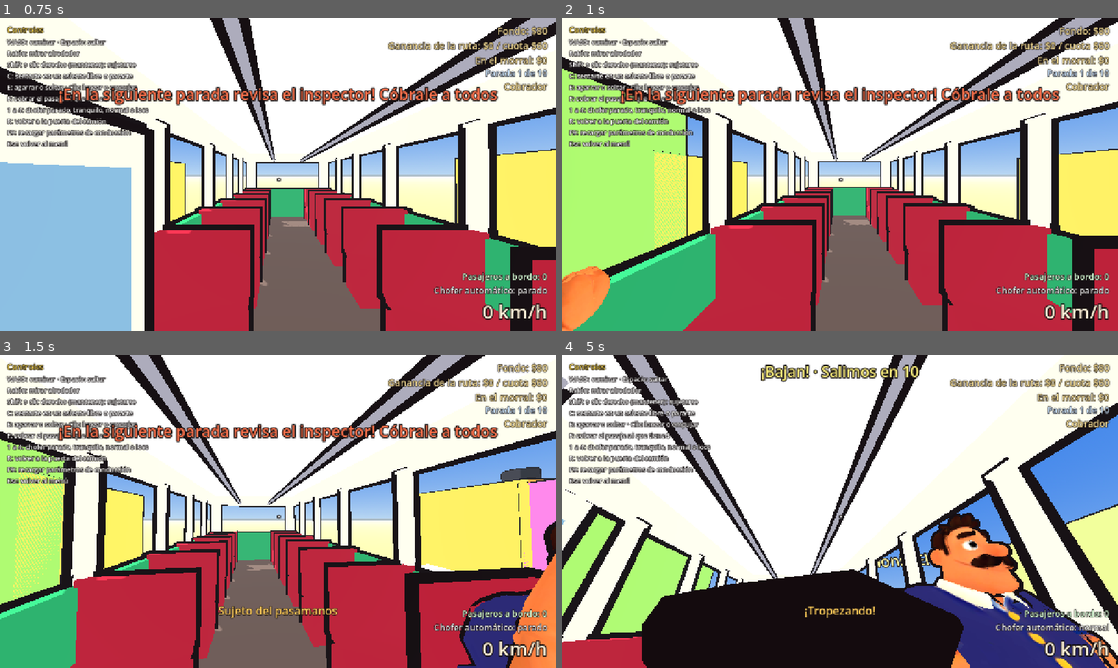
Above: before the commit, frames 1-4 (two rows, left to right).
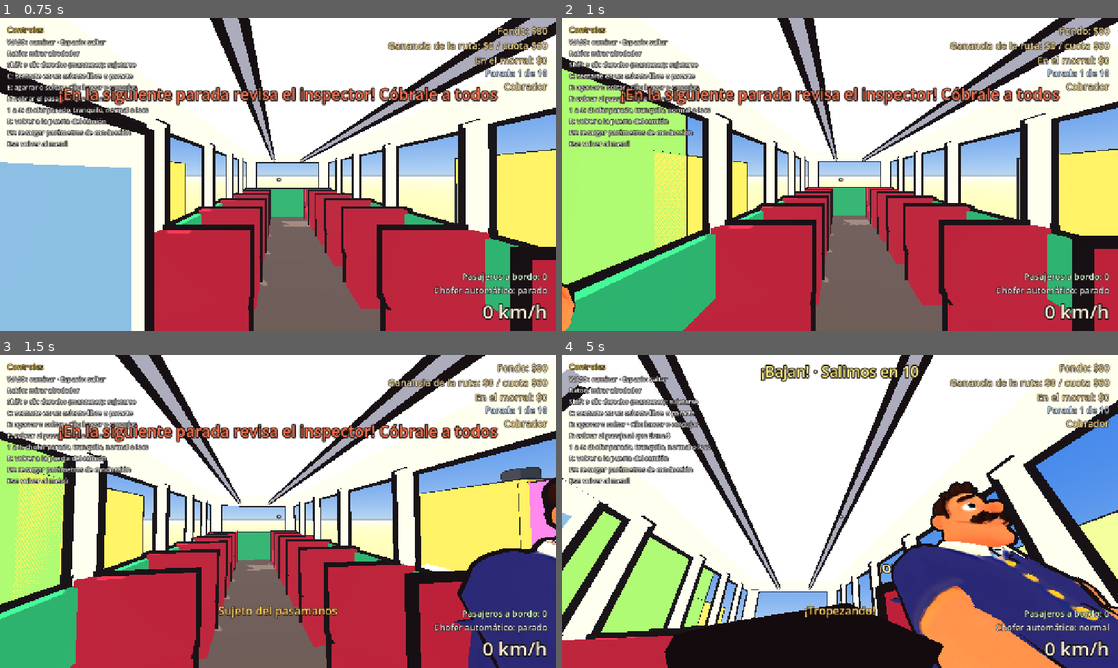
Above: after the commit, the same moments.

Repository: DValerioR/Bajan-
Game: Godot game, scene res://escenas/principal.tscn
Same seed, same stepped clock (60 frames per second), same inputs: the game is played once before the commit and once after it.
Inputs (mouse positions are in pixels of both pictures, inside the frame that each line leads up to):
- Up to frame 1 (0.75 s): click "Jugar una ruta" at 0.5 s
- Up to frame 2 (1 s): no input
- Up to frame 3 (1.5 s): move the mouse to (305, 511) at 1.27 s; hold D (girar_derecha) from 1.28 s (still down); hold Shift (sujetarse) from 1.28 s (still down); tap E (agarrar) at 1.35 s
- Up to frame 4 (5 s): move the mouse to (812, 511) at 2.02 s; release D (girar_derecha) at 2.03 s; release Shift (sujetarse) at 2.03 s; hold A (girar_izquierda) 2.03-2.78 s; tap Shift (sujetarse) at 2.1, 4.55 s; tap E (agarrar) at 2.3, 3.8 s; move the mouse to (851, 505) at 2.77 s; hold Shift (sujetarse) 2.78-3.53 s; hold D (girar_derecha) 2.78-4.28 s; click (851, 505) at 2.85 s; move the mouse to (834, 517) at 3.52 s; tap F (accion_rol) at 3.6 s; move the mouse to (878, 514) at 4.27 s; hold A (girar_izquierda) from 4.28 s (still down); hold W (acelerar) from 4.28 s (still down)

Frame 1 is identical in both runs. In frame 2, 1.1% of the frame differs, in the area x 0-9%, y 79-100%; in frame 3, 4.7%; in frame 4, 27%, in the area x 0-100%, y 0-100%.

Commit message:
Ragdoll ligero: manos a la agarradera, pies en el piso y resorte (D52)
Sobre la animación: la mano que se sujeta alcanza el punto real del
pasamanos, poste o respaldo (IK de dos huesos); los pies no se hunden ni
flotan; sentado, la cadera queda sobre el asiento y sube la rodilla si la
pierna no cabe; el ladeo es un resorte que regresa solo y los golpes
directos lo sacuden. La prueba del robo compara contra lo que se llevó el
ratero (el morral podía traer otra cantidad).

Co-Authored-By: Claude Opus 5.5 <noreply@anthropic.com>
Claude-Session: https://claude.ai/code/session_01C15QViGAQYu6tpSnYoCV74

Diff:
--- a/pruebas/prueba_etapa5.gd
+++ b/pruebas/prueba_etapa5.gd
@@ -221,6 +221,7 @@
 	var monedas_tras_tumbarlo := 0
 	var cayo_al_tumbarlo := 0
 	var robado_antes := 0
+	var botin_segundo := 0
 	var tiempo := 0.0
 	var visto: BotLadron = null
 	while not escena.terminada and tiempo < 900.0:
@@ -245,6 +246,8 @@
 			elif robos == 1:
 				robos = 2
 				robado_antes = gestor.robado
+				# Lo que se llevó (el morral pudo traer más o menos de los 30 si alguien pagó).
+				botin_segundo = ladron.botin
 		if robos == 2 and gestor.robado > robado_antes:
 			break
 		await get_tree().physics_frame
@@ -252,7 +255,7 @@
 	_verificar(ladrones >= 2, "en las paradas sube un ratero (%d)" % ladrones)
 	_verificar(robos >= 1, "el ratero alcanza al cobrador y le roba el morral")
 	_verificar(tumbado and cayo_al_tumbarlo == 30 and monedas_tras_tumbarlo > 0, "si lo tumban, se le cae el botín en monedas ($%d, %d monedas)" % [cayo_al_tumbarlo, monedas_tras_tumbarlo])
-	_verificar(robos == 2 and gestor.robado == 30, "si nadie lo detiene, se baja con el dinero ($%d)" % gestor.robado)
+	_verificar(robos == 2 and botin_segundo > 0 and gestor.robado - robado_antes == botin_segundo, "si nadie lo detiene, se baja con el dinero ($%d de $%d)" % [gestor.robado - robado_antes, botin_segundo])
 	_verificar(not gestor.historial.is_empty() and gestor.historial.all(func(t): return t == "robo"), "solo pasan robos cuando solo están encendidos los robos")
 	escena.queue_free()
 	Ruta.eventos_activos = null
--- a/scripts/interior/geometria_interior.gd
+++ b/scripts/interior/geometria_interior.gd
@@ -61,16 +61,26 @@
 ## Si hay una agarradera al alcance: a menos de `alcance` del hombro y no más alta que `alcance_altura`
 ## sobre los pies. `pies` va en coordenadas del camión.
 static func agarradera_cerca(pies: Vector3, alcance_altura: float, alcance: float) -> bool:
+	return punto_de_agarre(pies, alcance_altura, alcance).is_finite()
+
+
+## El punto de agarradera más cercano al hombro que cumpla lo mismo que `agarradera_cerca`
+## (dónde va la mano), o Vector3.INF si no hay ninguna.
+static func punto_de_agarre(pies: Vector3, alcance_altura: float, alcance: float) -> Vector3:
 	var hombro := pies + Vector3.UP * alcance_altura * 0.65
+	var mejor := Vector3.INF
+	var mejor_distancia := INF
 	for segmento in agarraderas():
 		var a: Vector3 = segmento[0]
 		var b: Vector3 = segmento[1]
 		var ab := b - a
 		var t := clampf((hombro - a).dot(ab) / ab.length_squared(), 0.0, 1.0)
 		var punto := a + ab * t
-		if punto.y - pies.y <= alcance_altura and punto.distance_to(hombro) <= alcance:
-			return true
-	return false
+		var distancia := punto.distance_to(hombro)
+		if punto.y - pies.y <= alcance_altura and distancia <= alcance and distancia < mejor_distancia:
+			mejor = punto
+			mejor_distancia = distancia
+	return mejor
 
 
 static func _caja(medidas: Vector3, posicion: Vector3, rotacion: Vector3) -> Array:
--- a/scripts/interior/marco_interior.gd
+++ b/scripts/interior/marco_interior.gd
@@ -45,5 +45,9 @@
 	return GeometriaInterior.agarradera_cerca(posicion, alcance_altura, alcance)
 
 
+func punto_de_agarre(posicion: Vector3, alcance_altura: float, alcance: float) -> Vector3:
+	return GeometriaInterior.punto_de_agarre(posicion, alcance_altura, alcance)
+
+
 func en_camion() -> bool:
 	return true
--- a/scripts/interior/marco_movimiento.gd
+++ b/scripts/interior/marco_movimiento.gd
@@ -43,6 +43,12 @@
 	return false
 
 
+## Dónde agarrarse (el punto de la agarradera más cercano, en el espacio del cuerpo), o
+## Vector3.INF si no hay nada al alcance.
+func punto_de_agarre(_posicion: Vector3, _alcance_altura: float, _alcance: float) -> Vector3:
+	return Vector3.INF
+
+
 ## Si el cuerpo está dentro de un camión (para la interfaz y las transiciones).
 func en_camion() -> bool:
 	return false
--- a/scripts/personajes/cuerpo_personaje.gd
+++ b/scripts/personajes/cuerpo_personaje.gd
@@ -130,6 +130,8 @@
 		return
 	velocity += cambio_velocidad
 	tropezando = maxf(tropezando, parametros.duracion_tropiezo * 0.6)
+	if visual:
+		visual.sacudir(global_basis.inverse() * cambio_velocidad)
 
 
 ## Se sienta en `lugar` (pies del personaje ya en su lugar) y se queda ahí hasta `pararse()`.
@@ -231,7 +233,8 @@
 	# Empujones del camión, sujetarse y tropezar.
 	en_suelo = is_on_floor()
 	var empujon := marco.empuje(global_position + arriba * altura * 0.5)
-	sujetado = comandos.sujetarse and marco.pasamanos_cerca(global_position, altura * 1.25, p.alcance_pasamanos)
+	var agarre := marco.punto_de_agarre(global_position, altura * 1.25, p.alcance_pasamanos) if comandos.sujetarse else Vector3.INF
+	sujetado = agarre.is_finite()
 	if en_suelo and not sujetado and empujon.length() >= p.umbral_empujon_ragdoll:
 		pide_desplomarse.emit(empujon * 0.35)
 	if en_suelo and not sujetado and empujon.length() > p.umbral_tropiezo:
@@ -276,6 +279,8 @@
 	if visual:
 		var local_velocidad := global_basis.inverse() * horizontal
 		var local_empujon := global_basis.inverse() * aplicado
+		# La mano va a la agarradera (en las coordenadas de la figura, que son las del cuerpo).
+		visual.agarre = global_transform.affine_inverse() * agarre if sujetado else Vector3.INF
 		visual.animar(delta, local_velocidad, local_empujon, sujetado, cargado != null, tropezando > 0.0, not is_on_floor(), false)
 
 
--- a/scripts/personajes/personaje.gd
+++ b/scripts/personajes/personaje.gd
@@ -6,6 +6,10 @@
 ## al doblar una rodilla o un codo se dobla en lugar de partirse (D52). No tiene física; la lógica
 ## vive en CuerpoPersonaje y aquí solo se dibuja. Origen entre los pies, mirando a -Z.
 ##
+## Encima de la animación va un "ragdoll ligero": la mano que se sujeta alcanza la agarradera de
+## verdad, los pies no se hunden en el piso (ni flotan al estar parado), sentado la cadera queda
+## sobre el asiento, y el cuerpo se mece como un resorte con los empujones y se recupera solo.
+##
 ## Huesos: Cadera (raíz) > Torso > Cabeza, Brazo > Antebrazo; Cadera > Pierna > Pantorrilla
 ## (Izquierdo/Derecho). Las rotaciones de la animación van en los ejes de la figura (x: a su
 ## derecha, y: arriba, z: hacia atrás), alrededor de la articulación de cada hueso.
@@ -31,6 +35,10 @@
 var altura_cadera: float = 0.8
 ## Mano derecha en coordenadas de este nodo (para colocar lo que carga).
 var mano_derecha := Vector3(0.3, 0.9, 0.0)
+## Dónde se agarra la mano al sujetarse, en coordenadas de este nodo (Vector3.INF: en ningún lado).
+var agarre := Vector3.INF
+## Altura del asiento sobre el piso: sentado, el piso queda a altura_cadera - altura_asiento.
+var altura_asiento: float = 0.45
 
 var _figura: Node3D
 var _esqueleto: Skeleton3D
@@ -57,6 +65,24 @@
 var _boca: float = 0.0
 var _para_parpadear: float = randf_range(1.0, 4.0)
 var _parpadeo: float = -1.0
+## Para alcanzar con manos y pies: la punta de la mano (en el hueso del antebrazo) y la planta del
+## pie (en el de la pantorrilla), por lado, y a qué altura queda la planta en reposo.
+var _mano_local: Dictionary = {}
+var _planta_local: Dictionary = {}
+var _altura_planta: Dictionary = {}
+## Lo que hay de la articulación de la cadera a la parte de atrás del muslo (sentado, al asiento).
+var _grosor_muslo: float = 0.0
+## Qué tanto va la mano a la agarradera (0 a 1, para que llegue y se suelte suave), con cuál mano y
+## a qué punto.
+var _peso_agarre: float = 0.0
+var _lado_agarre: String = "Derecho"
+var _ultimo_agarre := Vector3.INF
+## Velocidad del ladeo (el resorte de los empujones).
+var _vel_inclinacion := Vector3.ZERO
+
+## El resorte del ladeo: rigidez y amortiguamiento (por debajo del crítico: se pasa un poco y regresa).
+const RIGIDEZ_LADEO := 45.0
+const AMORTIGUA_LADEO := 6.0
 
 
 func _ready() -> void:
@@ -123,6 +149,32 @@
 		var suya: AABB = cajas["AntebrazoDerecho"]
 		var c := suya.get_center()
 		mano_derecha = (_reposo[_huesos["AntebrazoDerecho"]] as Transform3D) * Vector3(c.x, suya.end.y * 0.92, c.z)
+	_mano_local.clear()
+	_planta_local.clear()
+	_altura_planta.clear()
+	for lado in ["Izquierdo", "Derecho"]:
+		if cajas.has("Antebrazo" + lado):
+			var suya: AABB = cajas["Antebrazo" + lado]
+			_mano_local[lado] = Vector3(suya.get_center().x, suya.end.y * 0.92, suya.get_center().z)
+	var grosores := []
+	for lado in ["Izquierda", "Derecha"]:
+		if cajas.has("Pantorrilla" + lado):
+			var suya: AABB = cajas["Pantorrilla" + lado]
+			var planta := Vector3(suya.get_center().x, suya.end.y, suya.get_center().z)
+			_planta_local[lado] = planta
+			_altura_planta[lado] = ((_reposo[_huesos["Pantorrilla" + lado]] as Transform3D) * planta).y
+		if cajas.has("Pierna" + lado):
+			# Lo más atrás del muslo, en los ejes del hueso: sentado, eso es lo que va abajo.
+			var suya: AABB = cajas["Pierna" + lado]
+			var atras := (_reposo[_huesos["Pierna" + lado]] as Transform3D).basis.orthonormalized().inverse() * Vector3.BACK
+			var lo_mas := 0.0
+			for k in 8:
+				lo_mas = maxf(lo_mas, suya.get_endpoint(k).dot(atras))
+			grosores.append(lo_mas)
+	var suma := 0.0
+	for g in grosores:
+		suma += g
+	_grosor_muslo = clampf(suma / maxf(grosores.size(), 1) * 0.8, 0.0, 0.2)
 
 
 static func _relativa_a(nodo: Node3D, raiz: Node3D) -> Transform3D:
@@ -340,10 +392,30 @@
 		codo_izq = deg_to_rad(45.0)
 		codo_der = deg_to_rad(45.0)
 	if sujetado:
-		# Brazo derecho arriba, agarrado del pasamanos o del respaldo, abierto hacia afuera para que
-		# no pase por enfrente de la cara.
-		brazo_der = Vector3(deg_to_rad(165.0), 0.0, deg_to_rad(25.0))
-		codo_der = deg_to_rad(10.0)
+		# Un brazo arriba, agarrado del pasamanos o del respaldo, abierto hacia afuera para que no
+		# pase por enfrente de la cara: el del lado de la agarradera (si carga algo, el izquierdo).
+		# Luego la mano alcanza el punto exacto (_alcanzar).
+		var izquierdo := cargando or (agarre.is_finite() and agarre.x < -0.05)
+		_lado_agarre = "Izquierdo" if izquierdo else "Derecho"
+		if izquierdo:
+			brazo_izq = Vector3(deg_to_rad(165.0), 0.0, deg_to_rad(-25.0))
+			codo_izq = deg_to_rad(10.0)
+		else:
+			brazo_der = Vector3(deg_to_rad(165.0), 0.0, deg_to_rad(25.0))
+			codo_der = deg_to_rad(10.0)
+
+	# Todo el cuerpo se ladea hacia donde lo empuja el camión (frente = -Z), como un resorte: los
+	# golpes (sacudir) le dan velocidad y regresa solo. La cabeza se queda un poco atrás y, sin
+	# agarrarse, los brazos se abren para no caerse.
+	var objetivo := Vector3(empujon.z, 0.0, -empujon.x) * deg_to_rad(2.2)
+	objetivo = objetivo.limit_length(deg_to_rad(25.0))
+	_vel_inclinacion += ((objetivo - _inclinacion) * RIGIDEZ_LADEO - _vel_inclinacion * AMORTIGUA_LADEO) * delta
+	_inclinacion = (_inclinacion + _vel_inclinacion * delta).limit_length(deg_to_rad(35.0))
+	cabeza -= Vector3(_vel_inclinacion.x, 0.0, _vel_inclinacion.z) * 0.08
+	if not (sujetado or cargando or sentado or manejando or tropezando):
+		var desequilibrio := clampf(_inclinacion.length() / deg_to_rad(20.0), 0.0, 1.0)
+		brazo_izq.z -= desequilibrio * deg_to_rad(45.0)
+		brazo_der.z += desequilibrio * deg_to_rad(45.0)
 
 	var t := 1.0 - exp(-14.0 * delta)
 	_girar("PiernaIzquierda", Vector3(pierna_izq, 0.0, 0.0), t)
@@ -357,17 +429,99 @@
 	_girar("Cabeza", cabeza, t)
 	_girar("Torso", torso if andando else Vector3.ZERO, t)
 
-	# Todo el cuerpo se ladea hacia donde lo empuja el camión (frente = -Z).
-	var objetivo := Vector3(empujon.z, 0.0, -empujon.x) * deg_to_rad(2.2)
-	objetivo = objetivo.limit_length(deg_to_rad(25.0))
-	_inclinacion = _inclinacion.lerp(objetivo, 1.0 - exp(-6.0 * delta))
 	if not andando:
 		rebote = 0.0
 		meneo = 0.0
 		adelante = 0.0
+	if sentado:
+		# La cadera sobre el asiento, no hundida: se sube lo que mide el muslo por detrás.
+		rebote = _grosor_muslo
 	_figura.rotation = Vector3(_inclinacion.x + adelante, 0.0, _inclinacion.z + meneo)
 	_figura.position.y = lerpf(_figura.position.y, rebote, t)
+	_alcanzar(delta, sujetado, sentado, en_el_aire, tropezando)
 	_animar_cara(delta, tropezando or en_el_aire)
+
+
+## Un golpe directo (`golpe`: cambio de velocidad en m/s, en coordenadas de este nodo): el cuerpo se
+## mece hacia allá y regresa solo.
+func sacudir(golpe: Vector3) -> void:
+	_vel_inclinacion += Vector3(golpe.z, 0.0, -golpe.x) * 0.5
+	_vel_inclinacion = _vel_inclinacion.limit_length(4.0)
+
+
+## Sobre la pose de la animación: la mano que se sujeta va a la agarradera y los pies no se hunden en
+## el piso (parado, tampoco flotan; sentado, si la pierna no cabe, sube la rodilla).
+func _alcanzar(delta: float, sujetado: bool, sentado: bool, en_el_aire: bool, tropezando: bool) -> void:
+	var de_esqueleto := _figura.transform * _esqueleto.transform
+	var a_esqueleto := de_esqueleto.affine_inverse()
+	var quiere := sujetado and agarre.is_finite()
+	if quiere:
+		_ultimo_agarre = agarre
+	_peso_agarre = move_toward(_peso_agarre, 1.0 if quiere else 0.0, delta * 5.0)
+	if _peso_agarre > 0.0 and _ultimo_agarre.is_finite() and _mano_local.has(_lado_agarre):
+		var hacia_afuera := 1.0 if _lado_agarre == "Derecho" else -1.0
+		# El codo hacia afuera y abajo.
+		_dos_huesos("Brazo" + _lado_agarre, "Antebrazo" + _lado_agarre, _mano_local[_lado_agarre], a_esqueleto * _ultimo_agarre,
+			a_esqueleto.basis * Vector3(hacia_afuera * 0.7, -1.0, 0.3), smoothstep(0.0, 1.0, _peso_agarre))
+	if en_el_aire:
+		return
+	var piso := altura_cadera - altura_asiento if sentado else 0.0
+	for lado in ["Izquierda", "Derecha"]:
+		if not _planta_local.has(lado):
+			continue
+		var i: int = _huesos["Pantorrilla" + lado]
+		var planta := de_esqueleto * (_esqueleto.get_bone_global_pose(i) * (_planta_local[lado] as Vector3))
+		var minimo: float = piso + _altura_planta[lado]
+		var objetivo := planta
+		objetivo.y = maxf(planta.y, minimo)
+		if not sentado and not tropezando:
+			# Parado, el pie se queda en el piso aunque el cuerpo se ladee; caminando, va libre.
+			objetivo.y = lerpf(objetivo.y, minimo, 1.0 - _paso)
+		if absf(objetivo.y - planta.y) > 0.002:
+			# La rodilla hacia el frente.
+			_dos_huesos("Pierna" + lado, "Pantorrilla" + lado, _planta_local[lado], a_esqueleto * objetivo, a_esqueleto.basis * Vector3.FORWARD, 1.0)
+
+
+## Gira dos huesos encadenados (brazo y antebrazo, o muslo y pantorrilla) para que `punta` (en el
+## hueso de abajo) llegue a `objetivo`, con la articulación de en medio hacia `polo` (dirección).
+## Todo en coordenadas del esqueleto. `peso` mezcla con la pose que ya tenían.
+func _dos_huesos(arriba: String, abajo: String, punta: Vector3, objetivo: Vector3, polo: Vector3, peso: float) -> void:
+	if not _huesos.has(arriba) or not _huesos.has(abajo):
+		return
+	var i1: int = _huesos[arriba]
+	var i2: int = _huesos[abajo]
+	var g1 := _esqueleto.get_bone_global_pose(i1)
+	var g2 := _esqueleto.get_bone_global_pose(i2)
+	var s := g1.origin
+	var e := g2.origin
+	var p := g2 * punta
+	var l1 := s.distance_to(e)
+	var l2 := e.distance_to(p)
+	var hacia := objetivo - s
+	if l1 < 0.001 or l2 < 0.001 or hacia.length() < 0.001:
+		return
+	var direccion := hacia.normalized()
+	var d := clampf(hacia.length(), absf(l1 - l2) + 0.01, l1 + l2 - 0.001)
+	var meta := s + direccion * d
+	var coseno := clampf((l1 * l1 + d * d - l2 * l2) / (2.0 * l1 * d), -1.0, 1.0)
+	# La articulación de en medio se dobla hacia donde ya estaba doblada (la punta no siempre va en
+	# línea con los huesos: el pie sale hacia adelante); si iba casi recta, hacia `polo`.
+	var lado := (e - s) - direccion * (e - s).dot(direccion)
+	if lado.length() < l1 * 0.05:
+		lado = polo - direccion * polo.dot(direccion)
+		if lado.length_squared() < 0.000001:
+			return
+	lado = lado.normalized()
+	var codo := s + (direccion * coseno + lado * sqrt(1.0 - coseno * coseno)) * l1
+	var giro := Quaternion.IDENTITY.slerp(Quaternion((e - s).normalized(), (codo - s).normalized()), peso)
+	_esqueleto.set_bone_global_pose(i1, Transform3D(Basis(giro) * g1.basis, s))
+	g2 = _esqueleto.get_bone_global_pose(i2)
+	e = g2.origin
+	p = g2 * punta
+	if (p - e).length() < 0.001 or (meta - e).length() < 0.001:
+		return
+	giro = Quaternion.IDENTITY.slerp(Quaternion((p - e).normalized(), (meta - e).normalized()), peso)
+	_esqueleto.set_bone_global_pose(i2, Transform3D(Basis(giro) * g2.basis, e))
 
 
 ## Parpadea cada pocos segundos y mueve la boca: cerrada en reposo, abierta al gritar o del susto,
Not shown, changed: DECISIONES.md
Not shown, changed: REANUDAR.md
